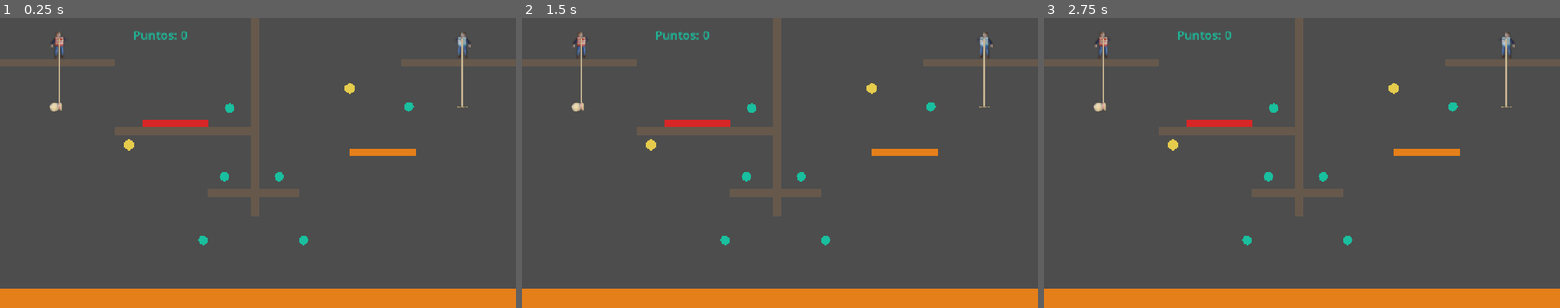
Above: before the commit, frames 1-3 (left to right).
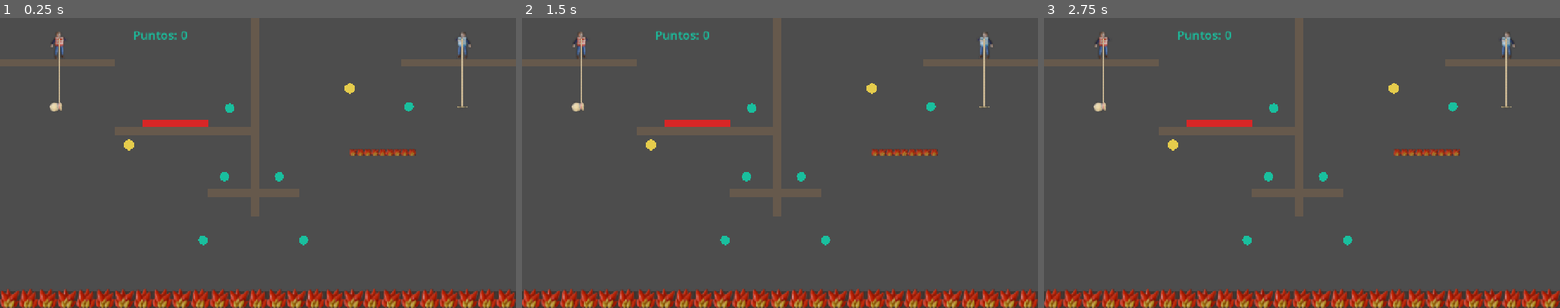
Above: after the commit, the same moments.

Repository: vittocher/emboque-de-a-dos
Game: Godot game, scene res://scenes/level_2.tscn
The game is run twice, just before and just after one commit, with the same random seed, the same clock (stepped at 60 frames per second) and the same inputs. This scene is started directly instead of the project's main scene.
Inputs:
- Up to frame 1 (0.25 s): no input
- Up to frame 2 (1.5 s): tap Enter at 1.25 s
- Up to frame 3 (2.75 s): no input

The runs differ from the first frame. In frame 1, 7.0% of the frame differs, in the area x 0-100%, y 45-100%; in frame 2, 7.0%; in frame 3, 7.0%.

Commit message:
feat: add animated fire hazard and update both_death_zone to use new assets

Diff:
--- /dev/null
+++ b/assets/hazards/ambos/fuego_frames.tres
@@ -0,0 +1,22 @@
+[gd_resource type="SpriteFrames" format=3]
+
+[ext_resource type="Texture2D" path="res://assets/hazards/ambos/fuego_1.png" id="1_f1"]
+[ext_resource type="Texture2D" path="res://assets/hazards/ambos/fuego_2.png" id="2_f2"]
+[ext_resource type="Texture2D" path="res://assets/hazards/ambos/fuego_3.png" id="3_f3"]
+
+[resource]
+animations = [{
+"frames": [{
+"duration": 1.0,
+"texture": ExtResource("1_f1")
+}, {
+"duration": 1.0,
+"texture": ExtResource("2_f2")
+}, {
+"duration": 1.0,
+"texture": ExtResource("3_f3")
+}],
+"loop": true,
+"name": &"default",
+"speed": 9.0
+}]
--- a/scenes/both_death_zone.tscn
+++ b/scenes/both_death_zone.tscn
@@ -1,14 +1,19 @@
-[gd_scene load_steps=4 format=3]
+[gd_scene load_steps=6 format=3]
 
 [ext_resource type="Script" path="res://scripts/player_death_zone.gd" id="1_pdz"]
 [ext_resource type="Script" path="res://scripts/emboque_death_zone.gd" id="2_edz"]
+[ext_resource type="Script" path="res://scripts/both_death_zone.gd" id="3_bdz"]
+[ext_resource type="SpriteFrames" path="res://assets/hazards/ambos/fuego_frames.tres" id="4_fuego"]
 
 [sub_resource type="RectangleShape2D" id="Rect_zone"]
 size = Vector2(100, 30)
 
 [node name="BothDeathZone" type="Node2D"]
+script = ExtResource("3_bdz")
+frames = ExtResource("4_fuego")
 
 [node name="Visual" type="Polygon2D" parent="."]
+visible = false
 color = Color(0.9, 0.5, 0.1, 1)
 polygon = PackedVector2Array(-50, -15, 50, -15, 50, 15, -50, 15)
 
--- /dev/null
+++ b/scripts/both_death_zone.gd
@@ -0,0 +1,56 @@
+@tool
+extends Node2D
+
+## Zona que mata al jugador Y al emboque: compone PlayerKill + EmboqueKill.
+## Este script solo arma el arte: llena el rectángulo de la zona con cuadros
+## animados (fuego) tan altos como la zona, repetidos a lo ancho. Así el dibujo no
+## se deforma aunque la instancia esté escalada (p. ej. el piso de 1280×48).
+## Es @tool para que se vea igual en el editor al escalar la zona.
+
+## Animación de cada cuadro (en loop).
+@export var frames: SpriteFrames
+## Nombre de la animación dentro de [member frames].
+@export var animation: StringName = &"default"
+
+var _built_scale := Vector2.ZERO
+
+@onready var _shape: RectangleShape2D = $PlayerKill/CollisionShape2D.shape
+
+func _ready() -> void:
+	_build()
+	# En juego la escala no cambia: solo el editor necesita reconstruir.
+	set_process(Engine.is_editor_hint())
+
+func _process(_delta: float) -> void:
+	if scale != _built_scale:
+		_build()
+
+func _build() -> void:
+	var old := get_node_or_null("Art")
+	if old != null:
+		remove_child(old)
+		old.queue_free()
+	_built_scale = scale
+	if frames == null or not frames.has_animation(animation) or scale.x == 0.0 or scale.y == 0.0:
+		return
+	# Contenedor que deshace la escala de la instancia: adentro se trabaja en px reales.
+	var art := Node2D.new()
+	art.name = "Art"
+	art.scale = Vector2.ONE / scale
+	add_child(art)
+	var size := _shape.size * scale.abs()
+	var count := maxi(1, roundi(size.x / size.y))
+	# Cuadros casi cuadrados: se estiran apenas a lo ancho para llenar justo la zona.
+	var tile := Vector2(size.x / count, size.y)
+	var frame_count := frames.get_frame_count(animation)
+	var tex_size := frames.get_frame_texture(animation, 0).get_size()
+	for i in count:
+		var sprite := AnimatedSprite2D.new()
+		sprite.sprite_frames = frames
+		sprite.texture_filter = CanvasItem.TEXTURE_FILTER_LINEAR_WITH_MIPMAPS
+		sprite.scale = tile / tex_size
+		sprite.position = Vector2(-size.x * 0.5 + tile.x * (i + 0.5), 0.0)
+		art.add_child(sprite)
+		sprite.play(animation)
+		# Cada cuadro parte en otro frame para que no parpadeen todos juntos.
+		sprite.frame = i % frame_count
Binary file added: assets/hazards/ambos/fuego_1.png
Not shown, added: assets/hazards/ambos/fuego_1.png.import
Binary file added: assets/hazards/ambos/fuego_2.png
Not shown, added: assets/hazards/ambos/fuego_2.png.import
Binary file added: assets/hazards/ambos/fuego_3.png
Not shown, added: assets/hazards/ambos/fuego_3.png.import
Not shown, added: scripts/both_death_zone.gd.uid
Not shown, changed: CLAUDE.md
